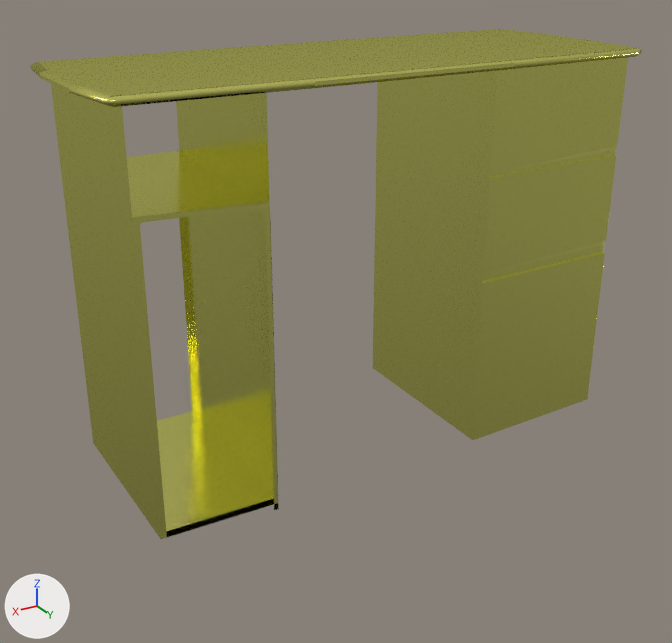
Before and after pictures for a commit that changed the Blender file final/models/desk.blend.
One viewpoint serves both versions: a camera (50 mm lens) standing at (222.0, 355.0, 55.0) and looking at (19.0, 18.0, -114.0). The lights are fixed; the arrows at lower left show +X, +Y and +Z.

Names of what the first picture shows: 'Cube', 'TableTop'.
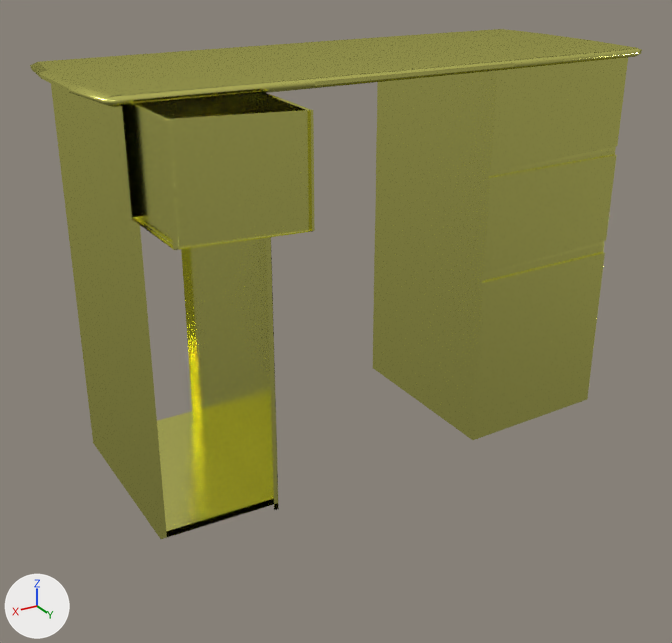
Commit message: Created deks's drawer

Where the change shows, as pixel boxes (x1, y1, x2, y2) in the pictures (672 x 643 px):
'Drawer', added (yellow): after (122, 93, 315, 250)

What changed in the scene script:
```text
Add me_cube_003:
    me_cube_003.from_pydata(...)  # 33 vertices, 27 faces; spans x 0.54..1.0, y -1.0..1.25, z -1.17..1.0
    me_cube_003.materials.append(mat_material_001)  # its picture is missing
Add ob_drawer:
    ob_drawer = bpy.data.objects.new('Drawer', me_cube_003)
    ob_drawer.location = (3.8, 36.5, -90.9)
    ob_drawer.scale = (115.0, 45.0, 90.0)
    _m = ob_drawer.modifiers.new('Bevel', 'BEVEL')
    _m.width = 0.2
    _m.width_pct = 0.2
    _m.segments = 7
    _m.limit_method = 'NONE'
    _m.spread = 0.0
```
